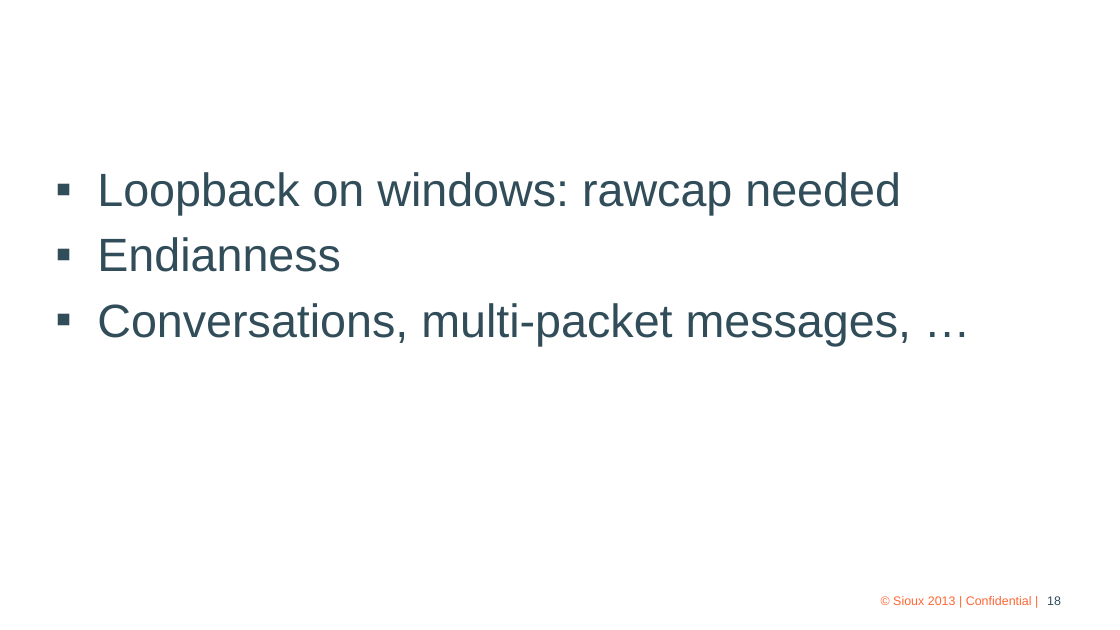
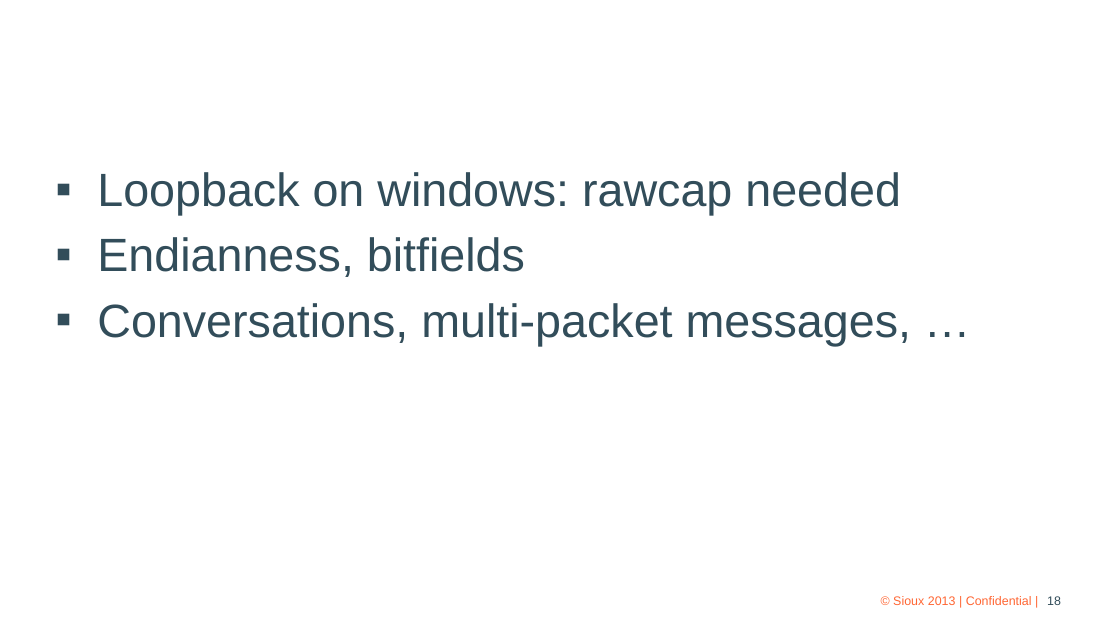
Before and after one commit to xtofl/wiresharkdemo, a slide deck: slide 18 of Lua Wireshark Dissectors.pptx. Drawn at 1120x630 pixels with LibreOffice and Linux fonts; fonts in the diff are those of the drawing; background and template pictures are left out. Boxes give left, top, right and bottom in pixels: in the first picture for what was removed or moved away, otherwise in the second. Text is boxed around its words. In the diff, an @@ line names an element or a change of style, - is before the commit and + after.

Commit message:
[impl] add basic bitfield

```diff
--- a/Lua Wireshark Dissectors.pptx
+++ b/Lua Wireshark Dissectors.pptx
@@ text at <box>97,237,525,277</box>: text changed @@
-▪ Endianness
+▪ Endianness, bitfields
```
Also in this commit, not shown: 1 other file.
